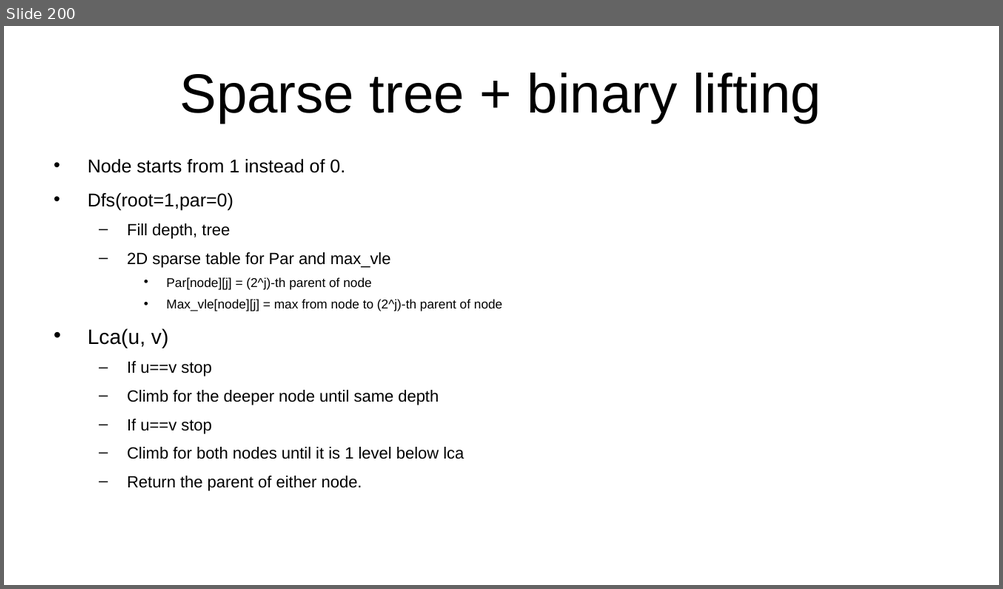
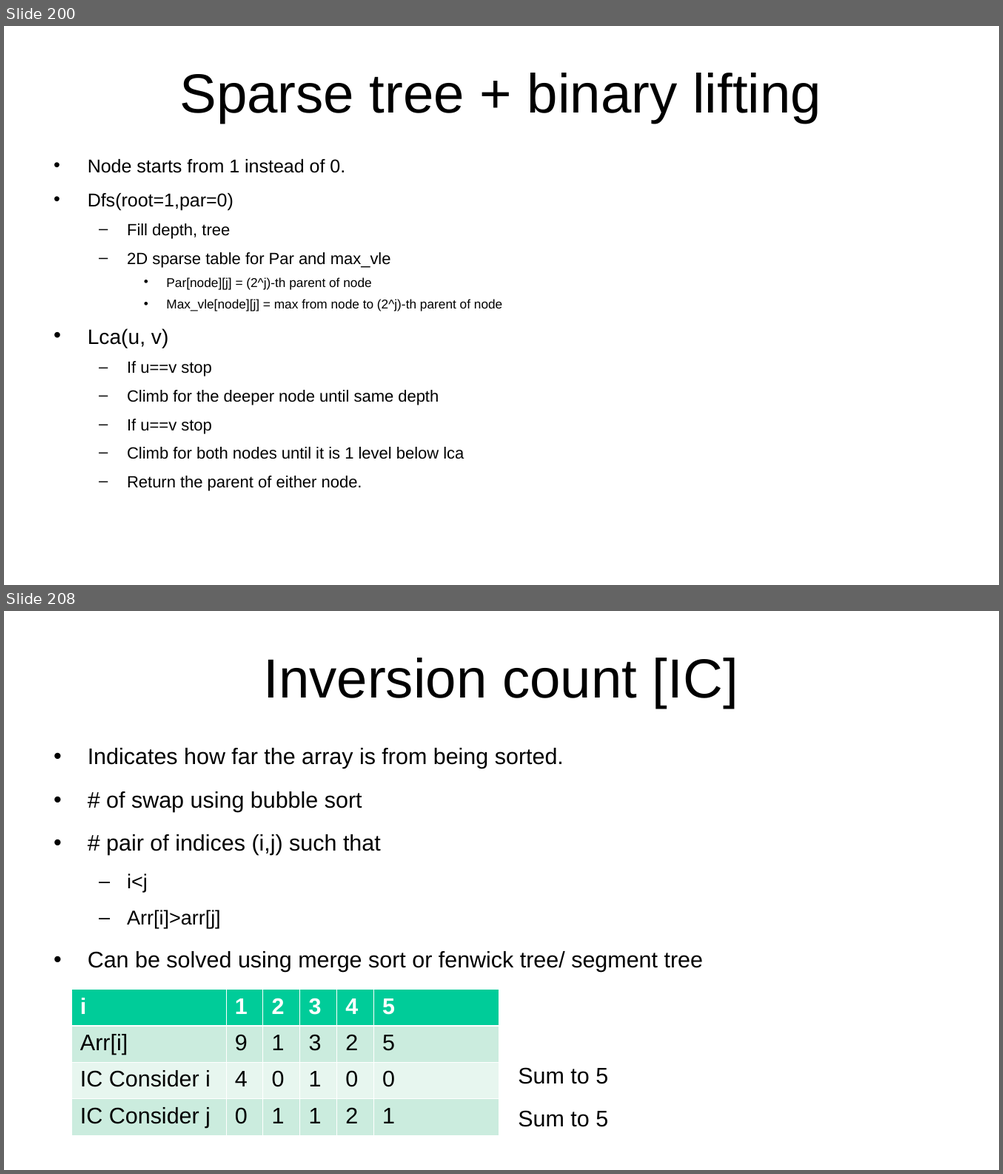
Before and after one commit to kindaichinisan/CompetitiveProgramming, a slide deck: MyCode/competitive_programming.ppt. Shown one above the other, each under a label of ours: slide 200 before the commit, slides 200 and 208 after it; the slides between them are not shown. The pictures are 1003x589 and 1003x1174 pixels, drawn with LibreOffice and Linux fonts; fonts in the diff are those of the drawing. Boxes give left, top, right and bottom in pixels: in the first picture for what was removed or moved away, otherwise in the second. Text is boxed around its words. In the diff, an @@ line names an element or a change of style, - is before the commit and + after.

Commit message:
Add FenwickTree, solve cse qn. Solve leetcode 3858.

```diff
--- a/MyCode/competitive_programming.ppt
+++ b/MyCode/competitive_programming.ppt
@@ slide 208 added at bbox=[4, 611, 999, 1170], background #FFFFFF @@
@@ title added at bbox=[263, 658, 738, 709], 44 pt, text #000000 @@
+Inversion count [IC]
@@ text added at bbox=[88, 748, 703, 972], 18 pt, text #000000 @@
+• Indicates how far the array is from being sorted.
+• # of swap using bubble sort
+• # pair of indices (i,j) such that
+  – i<j
+  – Arr[i]>arr[j]
+• Can be solved using merge sort or fenwick tree/ segment tree
@@ table added at bbox=[71, 989, 500, 1136], 4 rows, 6 columns @@
+i | 1 | 2 | 3 | 4 | 5
+Arr[i] | 9 | 1 | 3 | 2 | 5
+IC Consider i | 4 | 0 | 1 | 0 | 0
+IC Consider j | 0 | 1 | 1 | 2 | 1
@@ text added at bbox=[518, 1068, 608, 1085], 18 pt, text #000000 @@
+Sum to 5
@@ text added at bbox=[518, 1111, 608, 1128], 18 pt, text #000000 @@
+Sum to 5
```
Also in this commit, not shown: 42 other slides added, 3 other files.
